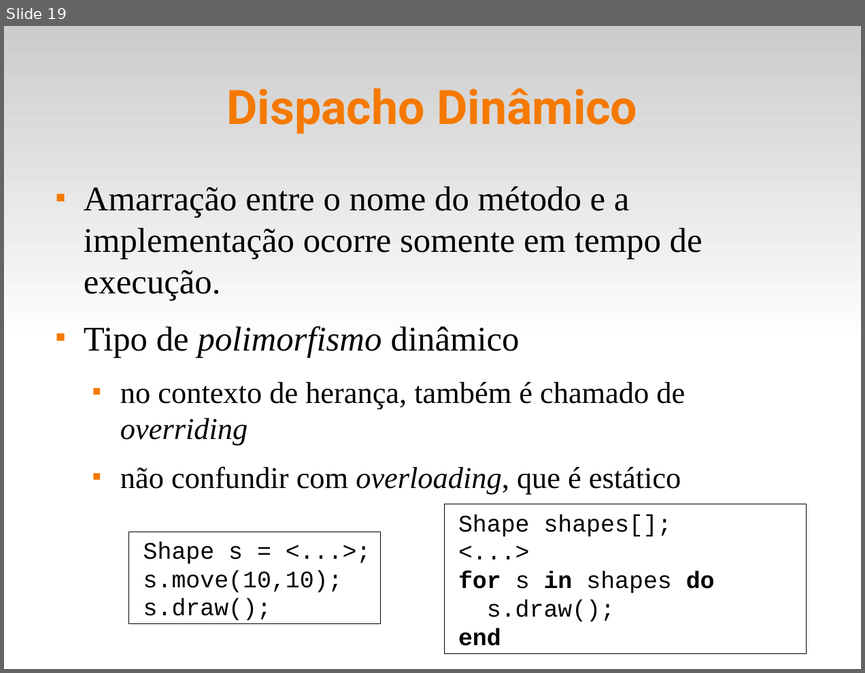
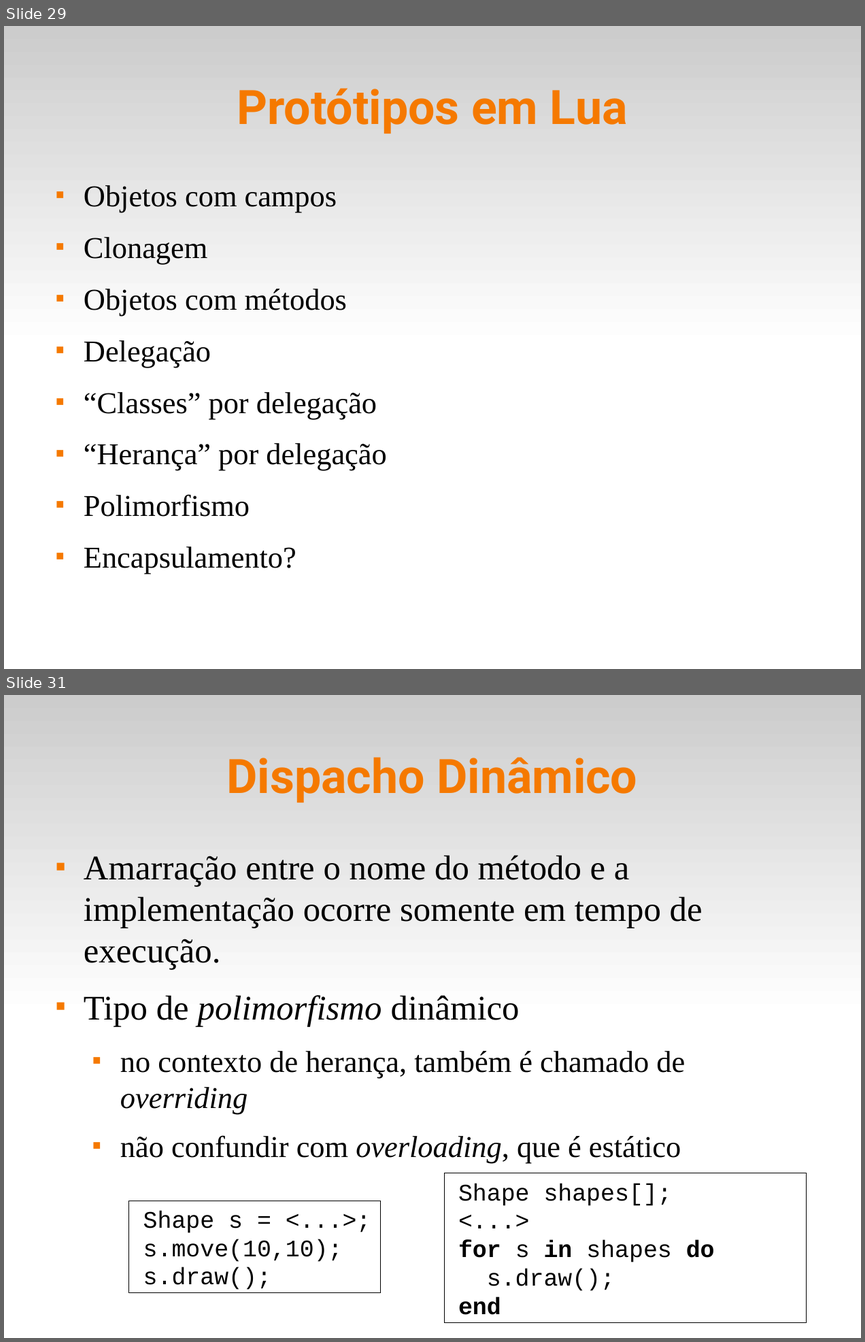
Before and after one commit to fsantanna-uerj/EDL, a slide deck: slides/edl-09-oo.odp. Shown one above the other, each under a label of ours: slide 19 before the commit, slides 29 and 31 after it; the slides between them are not shown. The pictures are 865x673 and 865x1342 pixels, drawn with LibreOffice and Linux fonts; fonts in the diff are those of the drawing. Boxes give left, top, right and bottom in pixels: in the first picture for what was removed or moved away, otherwise in the second. Text is boxed around its words. In the diff, an @@ line names an element or a change of style, - is before the commit and + after.

```diff
--- a/slides/edl-09-oo.odp
+++ b/slides/edl-09-oo.odp
@@ slide 29 added at [4, 26, 861, 669], background #FFFFFF; not listed: 1 template element that a slide beside it also shows @@
@@ title added at [237, 88, 628, 133], 44 pt, text #F57900, bold @@
+Protótipos em Lua
@@ text added at [84, 185, 386, 573], 28 pt, text #000000 @@
+■ Objetos com campos
+■ Clonagem
+■ Objetos com métodos
+■ Delegação
+■ “Classes” por delegação
+■ “Herança” por delegação
+■ Polimorfismo
+■ Encapsulamento?
@@ what was slide 19 is now slide 31 @@
```
Also in this commit, not shown: 3 slides changed, 11 other slides added, 5 other files.
